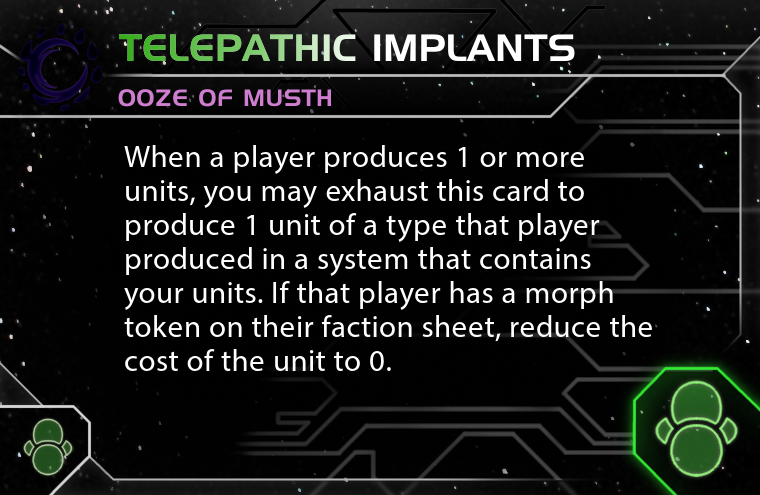
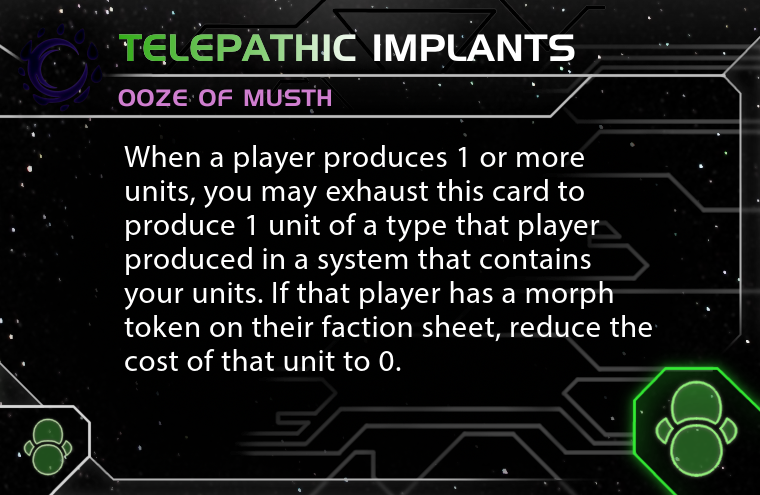
Two versions of the same layered image (760x495). Layer-by-layer changes:
painted on "When a player produces 1 or mo..." over [250, 350, 401, 371]